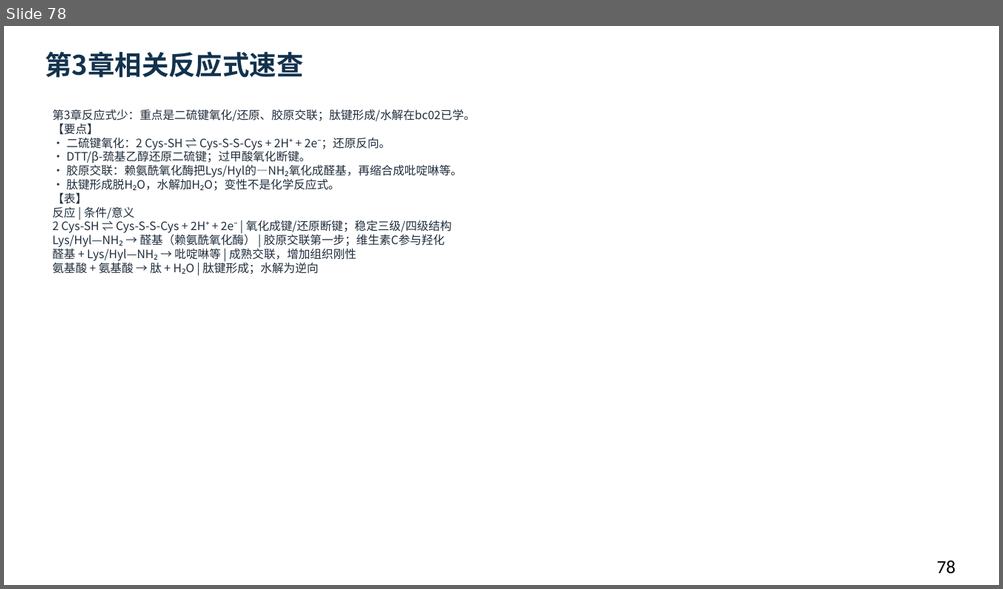
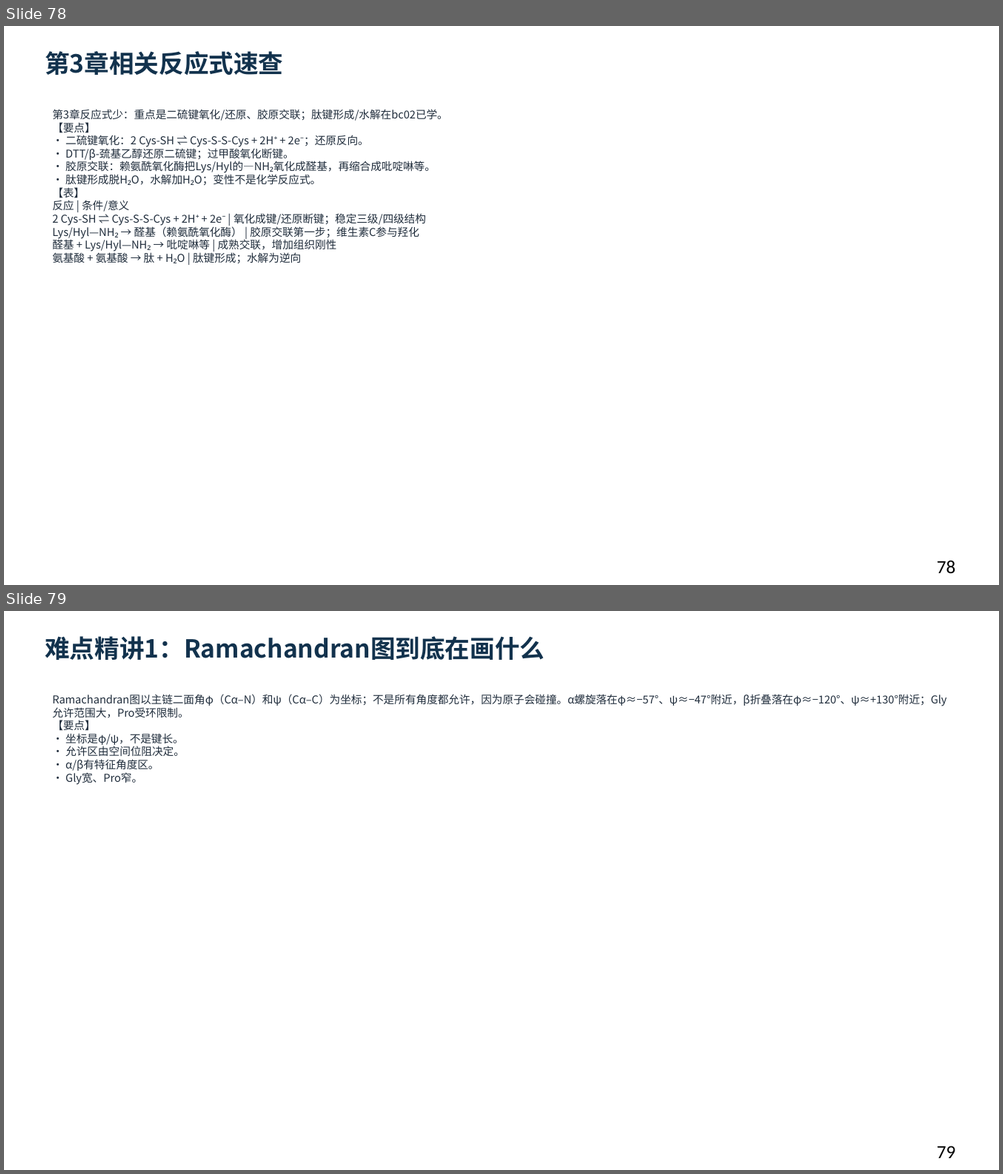
Before and after one commit to newkan-li/Biochemistry, a slide deck: downloads/bc03-ai-style.pptx. Shown one above the other, each under a label of ours: slide 78 before the commit, slides 78 and 79 after it. The pictures are 1003x589 and 1003x1174 pixels, drawn with LibreOffice and Linux fonts; fonts in the diff are those of the drawing. Boxes give left, top, right and bottom in pixels: in the first picture for what was removed or moved away, otherwise in the second. Text is boxed around its words. In the diff, an @@ line names an element or a change of style, - is before the commit and + after.

```diff
--- a/downloads/bc03-ai-style.pptx
+++ b/downloads/bc03-ai-style.pptx
@@ slide 79 added at (4,611,999,1170), background #FFFFFF @@
@@ text added at (45,636,544,660), 24 pt, text #12324D, bold @@
+难点精讲1：Ramachandran图到底在画什么
@@ text added at (52,694,946,785), 10.5 pt, text #202D3C @@
+Ramachandran图以主链二面角φ（Cα–N）和ψ（Cα–C）为坐标；不是所有角度都允许，因为原子会碰撞。α螺旋落在φ≈−57°、ψ≈−47°附近，β折叠落在φ≈−120°、ψ≈+130°附近；Gly允许范围大，Pro受环限制。
+【要点】
+• 坐标是φ/ψ，不是键长。
+• 允许区由空间位阻决定。
+• α/β有特征角度区。
+• Gly宽、Pro窄。
@@ text added at (936,1146,956,1159), 18 pt, text #000000 @@
+79
@@ slide 78 changed as well @@
@@ text "第3章相关反应式速查" at (45,51,283,75): size 26 to 24 pt @@
@@ text "第3章反应式少：重点是二硫键氧化/还原、胶原交联；肽键形成/水解在bc02已学。 【要点】 • 二硫键氧化：2 Cys- ..." at (52,109,448,264): size 11.2 to 10.5 pt @@
```
Also in this commit, not shown: 78 other slides changed, 3 other slides added, 18 other files.
